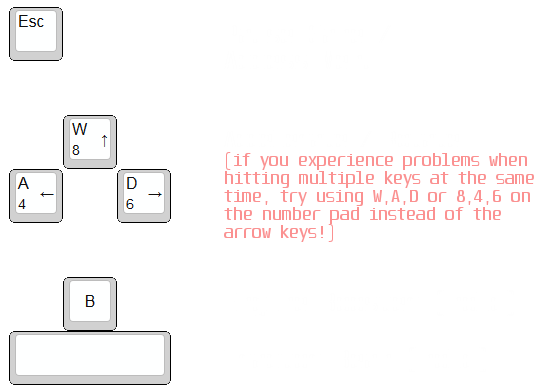
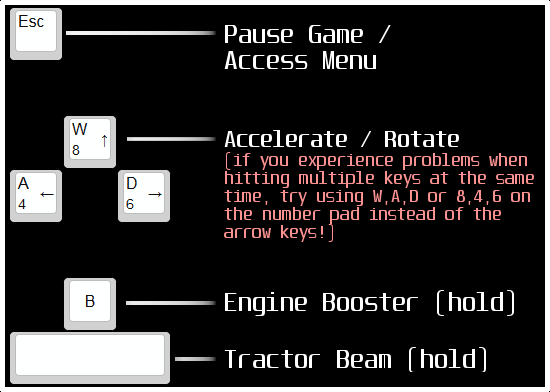
Comparing the layer stacks of the two 550x392 images. Changes:
painted on "KEYS" over [0, 0, 550, 392]
showed "BG", painted on it over [0, 0, 550, 392]
